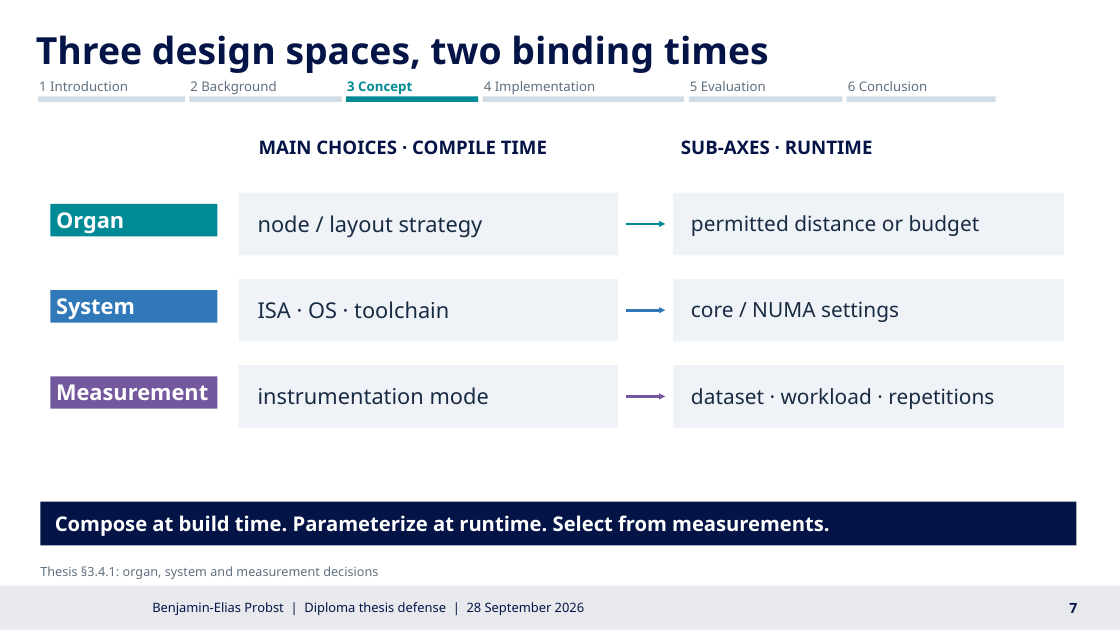
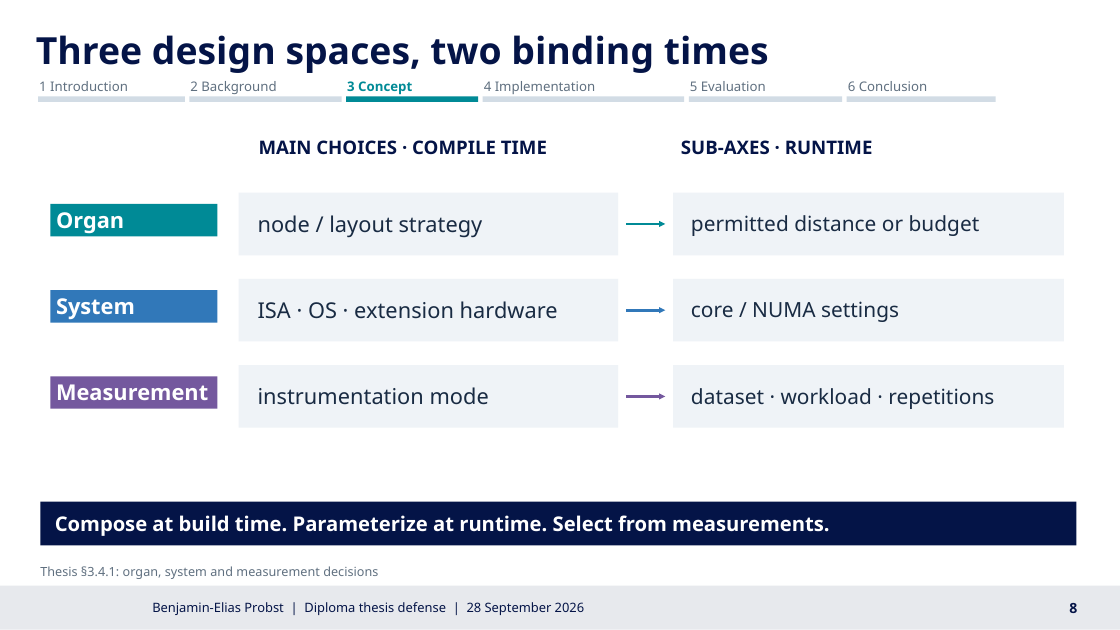
Before and after one commit to BenniProbst/probst-Diplomarbeit-cache-engine, a slide deck: slide 8 of docs/presentation/20260919 Cache_Engine_Defense_EN-cache-awareness_Composition.pptx (slide 7 before the commit). Drawn at 1120x630 pixels with LibreOffice and Linux fonts; fonts in the diff are those of the drawing; background and template pictures are left out. Boxes give left, top, right and bottom in pixels: in the first picture for what was removed or moved away, otherwise in the second. Text is boxed around its words. In the diff, an @@ line names an element or a change of style, - is before the commit and + after.

```diff
--- a/docs/presentation/20260919 Cache_Engine_Defense_EN-cache-awareness_Composition.pptx
+++ b/docs/presentation/20260919 Cache_Engine_Defense_EN-cache-awareness_Composition.pptx
@@ text at [258, 301, 558, 319]: text changed @@
-ISA · OS · toolchain
+ISA · OS · extension hardware
@@ text at [1069, 603, 1077, 613]: text changed @@
-7
+8
```
Also in this commit, not shown: 15 other slides changed, 3 slides added, 3 other files.
